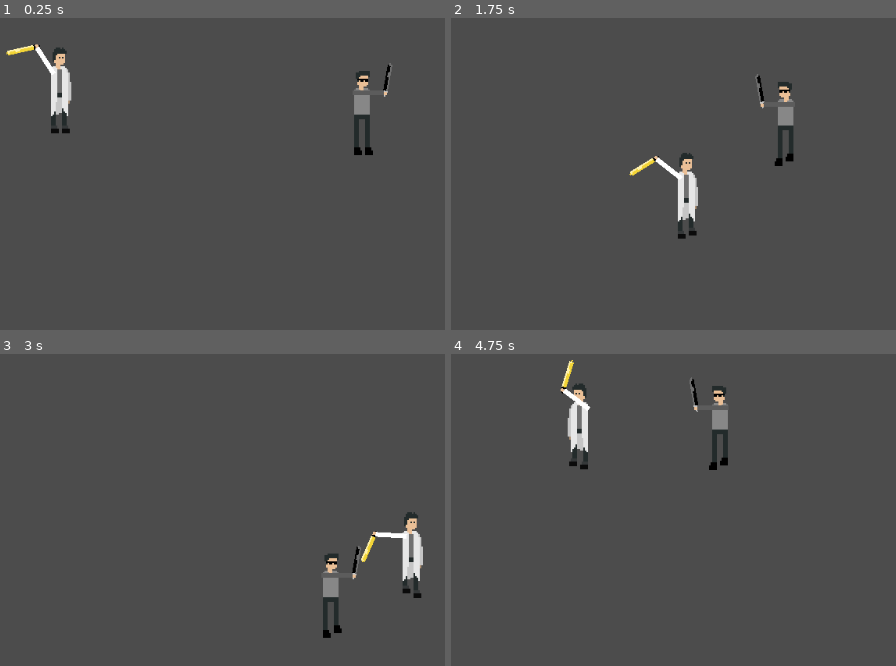
Above: before the commit, frames 1-4 (two rows, left to right).
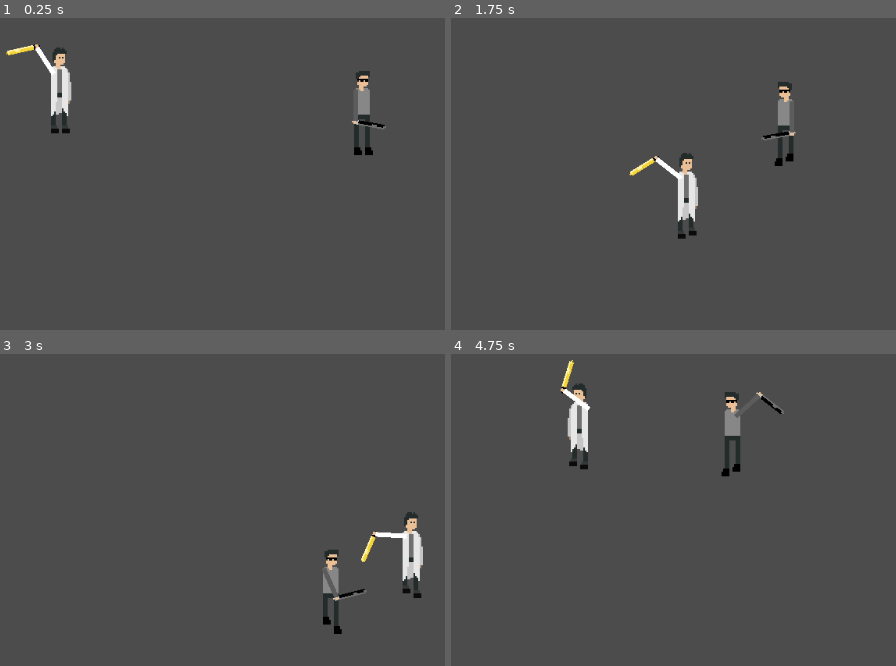
Above: after the commit, the same moments.

Repository: MarinMario/ludum-dare-46
Game: Godot game, scene res://testWorld.tscn
Two runs of this game, one before a commit and one after it. Both use one fixed random seed, a clock stepped at 60 frames per second and the inputs below.
Inputs (mouse positions are in pixels of both pictures, inside the frame that each line leads up to):
- Up to frame 1 (0.25 s): no input
- Up to frame 2 (1.75 s): tap Enter at 0.5 s; move the mouse to (outside the picture) at 0.52 s; hold Right (ui_right) 0.53-1.28 s; move the mouse to (611, 120) at 1.27 s; hold Down (ui_down) from 1.28 s (still down)
- Up to frame 3 (3 s): move the mouse to (outside the picture) at 2.02 s; release Down (ui_down) at 2.03 s; hold Right (ui_right) 2.03-2.78 s; move the mouse to (280, 528) at 2.77 s; hold Up (ui_up) from 2.78 s (still down)
- Up to frame 4 (4.75 s): move the mouse to (outside the picture) at 3.52 s; release Up (ui_up) at 3.53 s; hold Left (ui_left) from 3.53 s (still down); move the mouse to (531, 363) at 4.27 s

The runs differ from the first frame. In frame 1, 0.3% of the frame differs, in the area x 79-89%, y 14-36%; in frame 2, 0.3%; in frame 3, 0.6%; in frame 4, 1.4%, in the area x 53-75%, y 7-40%.

Commit message:
feat: attack animation for enemies

Diff:
--- a/game/enemies/enemy1/enemy1.gd
+++ b/game/enemies/enemy.gd
@@ -8,6 +8,7 @@
 
 export var health = 10
 export var speed = 250
+export var patrolSpeed = 50
 onready var anim = "idle"
 
 func _physics_process(delta):
@@ -18,10 +19,13 @@
 
 	if followPlayer:
 		direction = (targetPosition - self.position).normalized()
-		velocity = direction * speed
+		if targetPosition.distance_squared_to(position) <= 2000:
+			velocity = Vector2()
+			attack()
+		else: velocity = direction * speed
 	else:
 		generateRandomDirection(delta)
-		velocity = randomDir * 50
+		velocity = randomDir * patrolSpeed
 
 	move_and_slide(velocity)
 
@@ -67,6 +71,7 @@
 		$detectArea/CollisionShape2D.disabled = true
 		followPlayer = false
 		shouldUpdateTargetPos = false
+		patrolSpeed = 0
 
 var randomDirectionTimer = 0
 var randomDir = Vector2(0,0)
@@ -80,3 +85,6 @@
 	if randomDirectionTimer >= 3:
 		randomDir = newRandomDir
 		randomDirectionTimer = 0
+
+func attack():
+	$AnimationPlayer.play("attack")
--- a/game/enemies/enemy1/enemy1.tscn
+++ b/game/enemies/enemy1/enemy1.tscn
@@ -1,6 +1,6 @@
-[gd_scene load_steps=11 format=2]
+[gd_scene load_steps=12 format=2]
 
-[ext_resource path="res://enemies/enemy1/enemy1.gd" type="Script" id=1]
+[ext_resource path="res://enemies/enemy.gd" type="Script" id=1]
 [ext_resource path="res://enemies/enemy1/enemy1_idle.png" type="Texture" id=2]
 [ext_resource path="res://enemies/enemyHand.tscn" type="PackedScene" id=3]
 [ext_resource path="res://enemies/enemy1/enemy1_move3.png" type="Texture" id=4]
@@ -8,8 +8,9 @@
 [ext_resource path="res://enemies/enemy1/enemy1_move2.png" type="Texture" id=6]
 [ext_resource path="res://enemies/enemy1/enemy1_move4.png" type="Texture" id=7]
 
-[sub_resource type="RectangleShape2D" id=2]
-extents = Vector2( 34.2726, 34.3118 )
+[sub_resource type="CapsuleShape2D" id=4]
+radius = 11.2972
+height = 80.4622
 
 [sub_resource type="SpriteFrames" id=1]
 animations = [ {
@@ -27,13 +28,29 @@
 [sub_resource type="CircleShape2D" id=3]
 radius = 213.789
 
+[sub_resource type="Animation" id=5]
+resource_name = "attack"
+length = 0.5
+tracks/0/type = "value"
+tracks/0/path = NodePath("body/enemyHand:rotation_degrees")
+tracks/0/interp = 1
+tracks/0/loop_wrap = true
+tracks/0/imported = false
+tracks/0/enabled = true
+tracks/0/keys = {
+"times": PoolRealArray( 0, 0.5 ),
+"transitions": PoolRealArray( 1, 1 ),
+"update": 0,
+"values": [ 90.0, 450.0 ]
+}
+
 [node name="enemy1" type="KinematicBody2D" groups=[
 "enemy",
 ]]
 script = ExtResource( 1 )
 
 [node name="CollisionShape2D" type="CollisionShape2D" parent="."]
-shape = SubResource( 2 )
+shape = SubResource( 4 )
 
 [node name="body" type="Node2D" parent="."]
 
@@ -44,6 +61,7 @@
 
 [node name="enemyHand" parent="body" instance=ExtResource( 3 )]
 position = Vector2( -7.54707, -25.66 )
+rotation = 7.85398
 
 [node name="detectArea" type="Area2D" parent="."]
 
@@ -51,7 +69,7 @@
 position = Vector2( 0.309822, 0.329201 )
 shape = SubResource( 3 )
 
-[node name="setTargetTimer" type="Timer" parent="."]
-wait_time = 0.1
+[node name="AnimationPlayer" type="AnimationPlayer" parent="."]
+anims/attack = SubResource( 5 )
 [connection signal="body_entered" from="detectArea" to="." method="_on_detectArea_body_entered"]
 [connection signal="body_exited" from="detectArea" to="." method="_on_detectArea_body_exited"]
